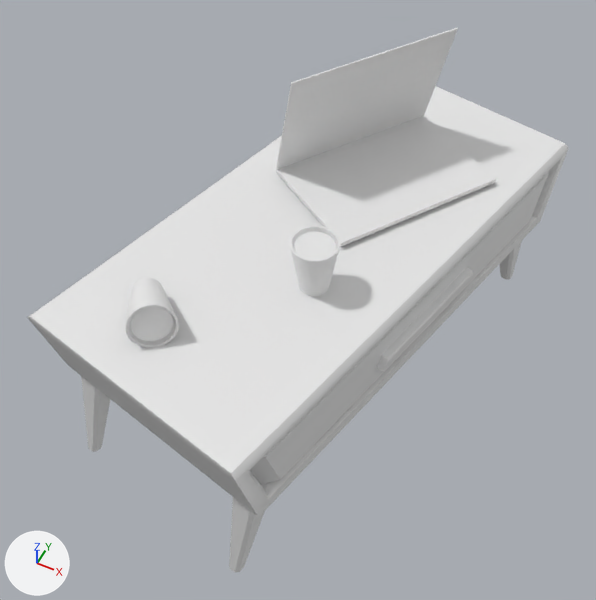
An edit to the FBX model Assets/FBX/Mesh_TableBasse.fbx, drawn before and after from the same camera.
The view is the same before and after, from a camera (50 mm lens) standing at (-0.00396, -0.00936, 0.015) and looking at (-0.00878, 0.00028, 0.00295). The lights are fixed; the arrows at lower left show +X, +Y and +Z. Materials are left out; every surface is plain grey. Where no turn or scale is listed for an object, it has been applied to the vertices.

Names of what the first picture shows: 'Table_basse'.
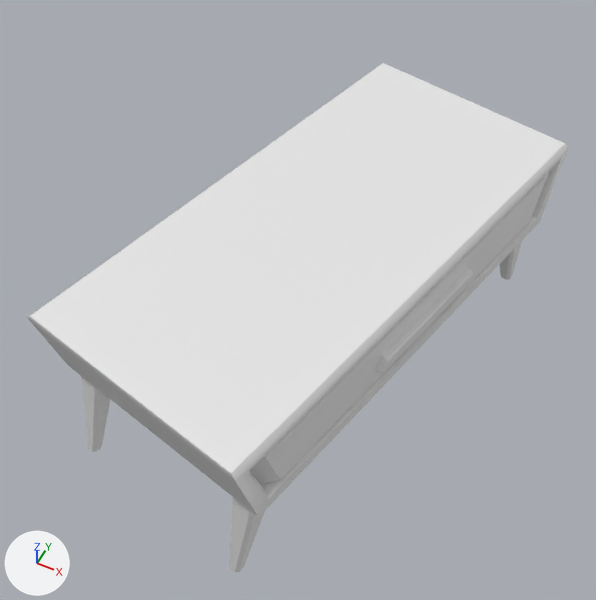
Where the newer file only moved an object's origin or applied its transform, the numbers keep the older frame.

What changed in the scene script:
```text
Change me_mesh:
    used by ob_table_basse; location = (-0.00865, 0.00115, 0.00359)
    remove me_mesh.from_pydata(...)  # 398 vertices, 364 faces; spans x -0.00354..0.00354, y -0.0055..0.0055, z -0.00328..0.00328
    add me_mesh.from_pydata(...)  # 128 vertices, 104 faces; spans x -0.00354..0.00354, y -0.0055..0.0055, z -0.00328..0.00078
    me_mesh part 1: the loose piece of 121 vertices spanning x -0.00209..-0.0009, y -0.00418..-0.00295, z 0.00071..0.0016 is deleted
    me_mesh part 2: the loose piece of 121 vertices spanning x 0.00011..0.00096, y -0.00199..-0.00114, z 0.00077..0.00184 is deleted
    me_mesh part 3: the loose piece of 8 vertices spanning x -0.00144..0.00255, y -0.00055..0.00377, z 0.00085..0.00093 is deleted
    me_mesh part 4: the loose piece of 8 vertices spanning x -0.00144..0.00107, y 0.00042..0.00377, z 0.00093..0.00328 is deleted
    me_mesh part 5: the surface is now shaded flat
```

Pixel boxes (x1, y1, x2, y2) of what changed, in the pictures (596 x 600 px):
'Table_basse', reshaped (6% shorter)
    before: (27, 28, 569, 572)
    after: (27, 63, 569, 572)
part 1 of me_mesh, deleted
    before: (126, 278, 179, 348)
part 2 of me_mesh, deleted
    before: (290, 225, 341, 296)
part 3 of me_mesh, deleted
    before: (276, 116, 496, 246)
part 4 of me_mesh, deleted
    before: (276, 28, 458, 170)
